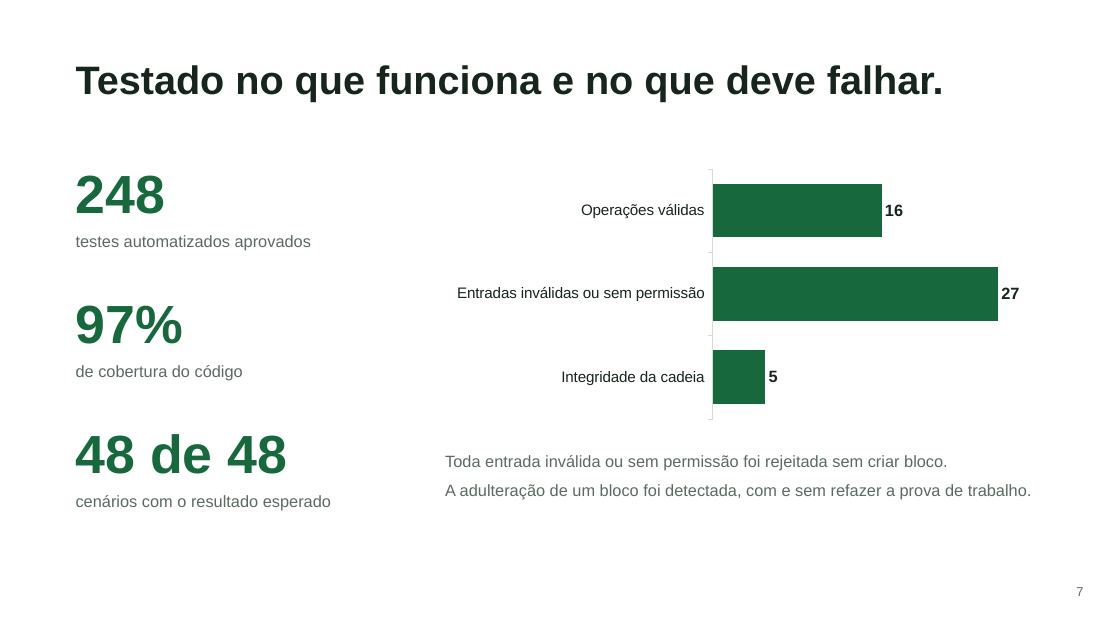
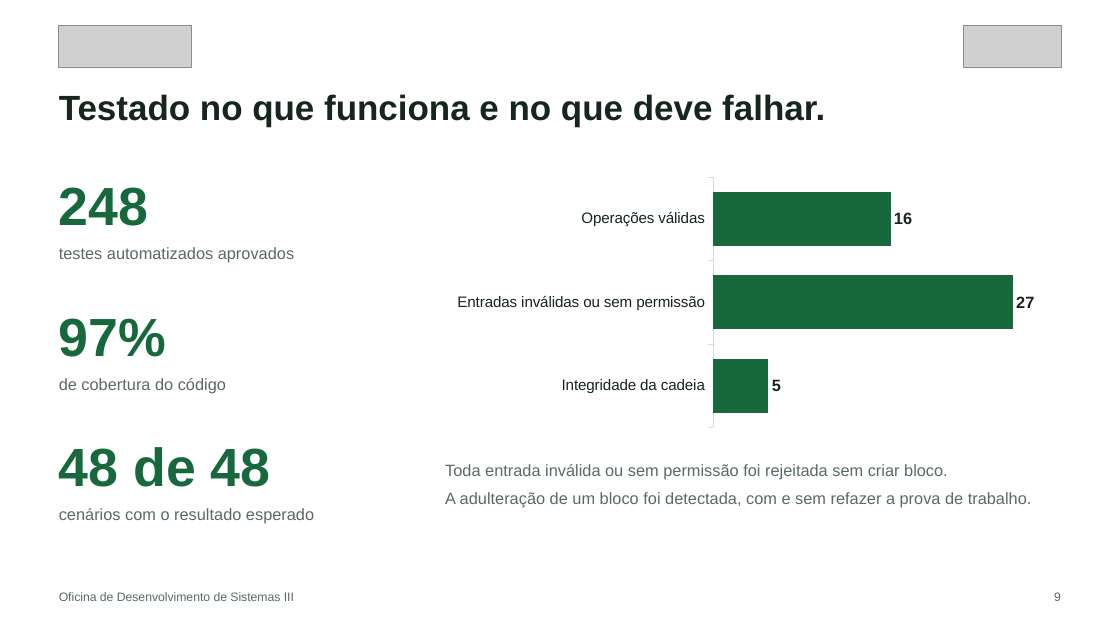
Before and after one commit to JulianaBallin/EcoOrigem, a slide deck: slide 9 of docs/slides/apresentacao-ecoorigem.pptx (slide 7 before the commit). Drawn at 1120x630 pixels with LibreOffice and Linux fonts; fonts in the diff are those of the drawing; grey boxes stand for pictures; background and template pictures are left out. Boxes give left, top, right and bottom in pixels: in the first picture for what was removed or moved away, otherwise in the second. Text is boxed around its words. In the diff, an @@ line names an element or a change of style, - is before the commit and + after.

Commit message:
feat(slides): rebuild the presentation with context, data and solution flow
Adds soft gradient backgrounds, header with both logos, footer with course
and page, a forest watermark cover, official IBGE figures, real product photos
and four bonus slides about the extra deliverables.

```diff
--- a/docs/slides/apresentacao-ecoorigem.pptx
+++ b/docs/slides/apresentacao-ecoorigem.pptx
@@ picture added at (x1=59, y1=25, x2=192, y2=67) @@
@@ picture added at (x1=963, y1=25, x2=1061, y2=67) @@
@@ text "Testado no que funciona e ..." moved from (x1=76, y1=65, x2=944, y2=102) to (x1=59, y1=94, x2=825, y2=126) @@
@@ text "Testado no que funciona e ..." at (x1=59, y1=94, x2=825, y2=126): size 34 to 30 pt @@
@@ text "248" moved from (x1=76, y1=175, x2=165, y2=214) to (x1=59, y1=187, x2=148, y2=226) @@
@@ bar chart resized from (x1=445, y1=164, x2=1042, y2=424) to (x1=445, y1=172, x2=1059, y2=433) @@
@@ text "testes automatizados aprovados" moved from (x1=76, y1=235, x2=311, y2=251) to (x1=59, y1=247, x2=294, y2=263) @@
@@ text "97%" moved from (x1=76, y1=305, x2=183, y2=344) to (x1=59, y1=318, x2=166, y2=357) @@
@@ text "de cobertura do código" moved from (x1=76, y1=365, x2=243, y2=381) to (x1=59, y1=378, x2=226, y2=393) @@
@@ text "48 de 48" moved from (x1=76, y1=434, x2=288, y2=474) to (x1=59, y1=447, x2=271, y2=487) @@
@@ text "Toda entrada inválida ou sem ..." moved from (x1=445, y1=455, x2=1032, y2=499) to (x1=445, y1=464, x2=1032, y2=508) @@
@@ text "cenários com o resultado esperado" moved from (x1=76, y1=495, x2=331, y2=511) to (x1=59, y1=508, x2=314, y2=524) @@
@@ text added at (x1=59, y1=592, x2=294, y2=601), 10.5 pt, text #5A6B61 @@
+Oficina de Desenvolvimento de Sistemas III
@@ text added at (x1=1054, y1=592, x2=1061, y2=601), 10.5 pt, text #5A6B61 @@
+9
@@ text removed at (x1=1076, y1=587, x2=1083, y2=596) @@
-7
```
Also in this commit, not shown: 5 other slides changed, 8 slides added, 2 slides removed, 22 other files.
